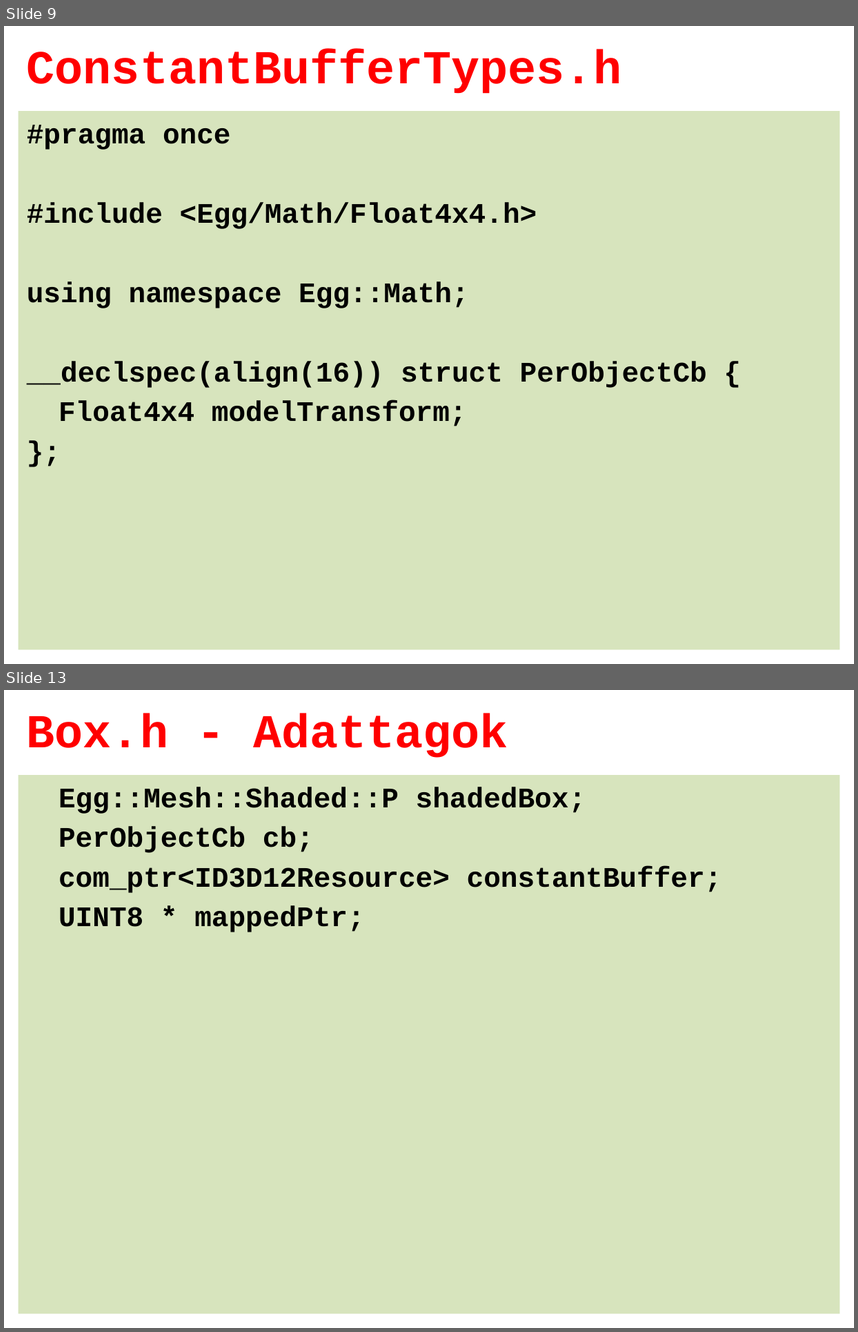
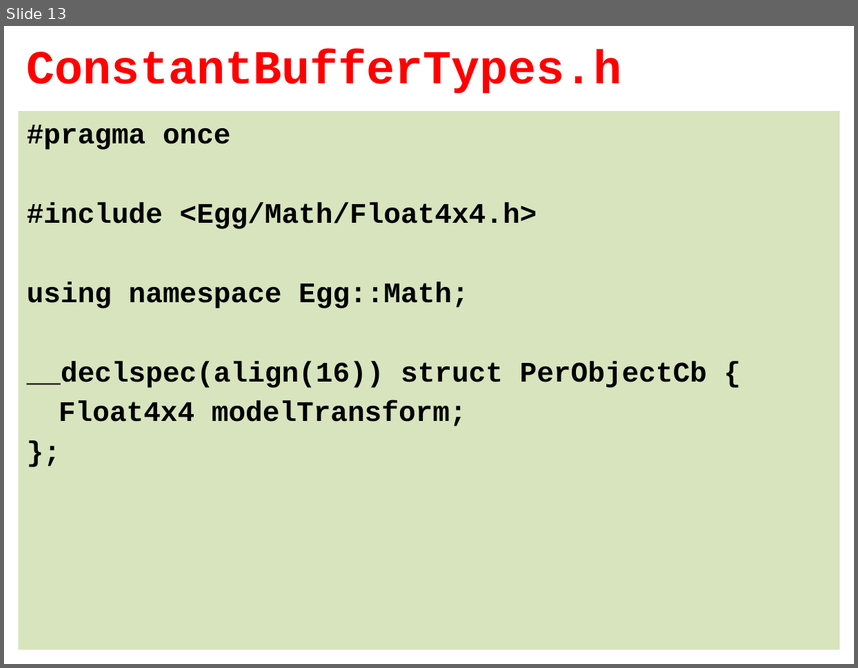
Before and after one commit to szecsi/dx12, a slide deck: Slides/ggl002-Libraries.pptx. Shown one above the other, each under a label of ours: slides 9 and 13 before the commit, slide 13 after it; the slides between them are not shown. The pictures are 858x1332 and 858x668 pixels, drawn with LibreOffice and Linux fonts; fonts in the diff are those of the drawing; background and template pictures are left out. Boxes give left, top, right and bottom in pixels: in the first picture for what was removed or moved away, otherwise in the second. Text is boxed around its words. In the diff, an @@ line names an element or a change of style, - is before the commit and + after.

```diff
--- a/Slides/ggl002-Libraries.pptx
+++ b/Slides/ggl002-Libraries.pptx
@@ slide 13 removed at box(4, 690, 854, 1328), background #FFFFFF @@
@@ title removed at box(27, 713, 508, 758) @@
-Box.h - Adattagok
@@ text removed at box(18, 775, 840, 1313) @@
-Egg::Mesh::Shaded::P shadedBox;
-PerObjectCb cb;
-com_ptr<ID3D12Resource> constantBuffer;
-UINT8 * mappedPtr;
@@ what was slide 9 is now slide 13 @@
```
Also in this commit, not shown: 7 slides changed, 7 slides added, 7 other slides removed, 26 other files.
